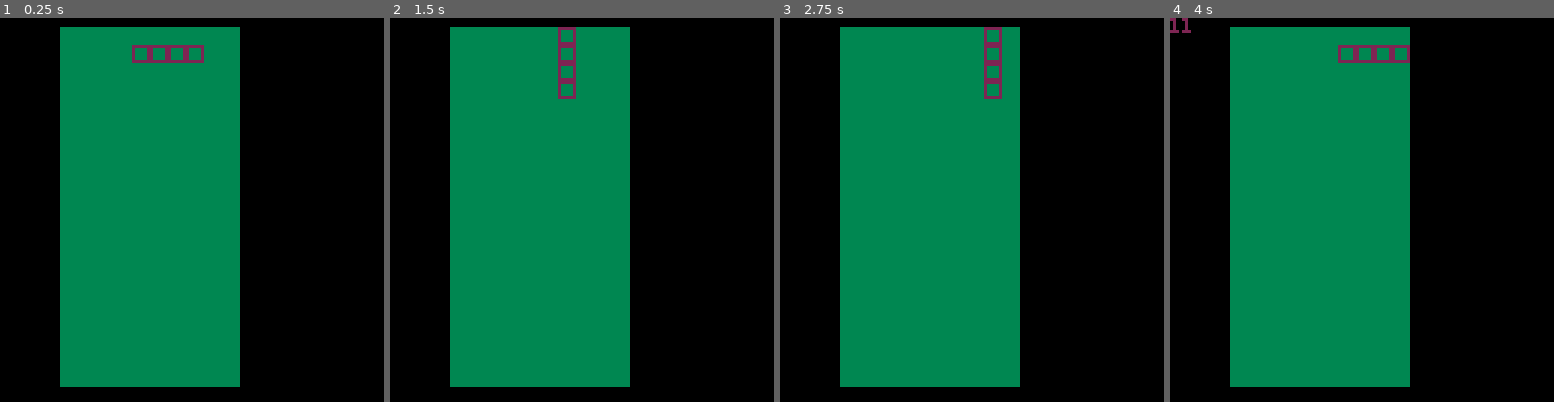
Above: before the commit, frames 1-4 (left to right).
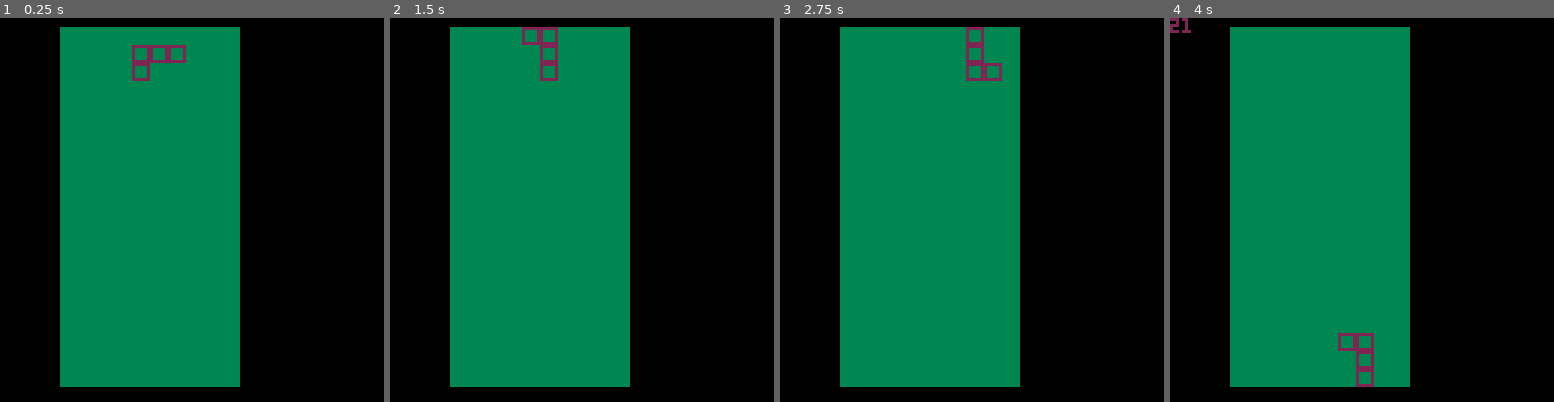
Above: after the commit, the same moments.

Repository: SHKBRD/testris
Game: PICO-8 cartridge tetris.p8
The game is run twice, just before and just after one commit, with the same random seed, the same clock (stepped at 60 frames per second) and the same inputs.
Inputs:
- Up to frame 1 (0.25 s): no input
- Up to frame 2 (1.5 s): tap X (X key) at 0.33, 1.07 s; tap O (Z key) at 0.7 s
- Up to frame 3 (2.75 s): hold Right 1.6-2.1 s; tap O (Z key) at 1.7, 2.1, 2.5 s; tap X (X key) at 1.85 s; hold Up 2.15-2.42 s; hold Right from 2.47 s (still down)
- Up to frame 4 (4 s): tap O (Z key) at 2.9, 3.3, 3.7 s; tap X (X key) at 2.97 s; release Right at 3.03 s; hold Left 3.08-3.58 s; hold Down 3.63-3.97 s

The runs differ from the first frame. In frame 1, 0.2% of the frame differs, in the area x 34-54%, y 7-17%; in frame 2, 1.0%; in frame 3, 0.7%; in frame 4, 1.0%, in the area x 0-63%, y 0-97%.

Commit message:
add start of are implementation

Diff:
--- a/tetris.lua
+++ b/tetris.lua
@@ -9,12 +9,55 @@
         {58,178,23,154}
     }
     piecesizes={4,4,3,3,3,3,3}
-    i={3840, 8738}
-    o={1932}
-    j={57,150,39,210}
-
+    piecebag={}
+
+    currpiece={}
+    spawn_new_piece()
+    controllingpiece= true
+    piecelocking = false
+    lineclearing = false
+    arecounter = 0
+
+    level = 0
+
+    boardsizex=10
+    boardsizey=20
+    boardx=20
+    boardy=3
+    board={}
+    fillboard()
+
+    das_frames = 0
+end
+
+function get_are_delay()
+    clearamnt=0
+
+    if level < 700 then
+        clearamnt = 25
+    elseif level < 800 then
+        clearamnt = 16
+    else
+        clearamnt = 12
+    end
+
+    if lineclearing then
+        if level < 600 then
+            clearamnt += 25
+        elseif level < 700 then
+            clearamnt += 16
+        elseif level < 800 then
+            clearamnt += 12
+        else
+            clearamnt += 6
+        end
+    end
+    return clearamnt
+end
+
+function spawn_new_piece()
     currpiece={
-        pieceid=1,
+        pieceid=flr(rnd(7)+1),
         rotation_ind=1,
         color=2,
         x=5,
@@ -22,15 +65,6 @@
         piecegrid={}
     }
     init_piece_grid(currpiece)
-
-    boardsizex=10
-    boardsizey=20
-    boardx=20
-    boardy=3
-    board={}
-    fillboard()
-
-    das_frames = 0
 end
 
 function init_piece_grid(p)
@@ -81,9 +115,31 @@
 
 function tetris_update60()
     accept_game_inputs()
+    update_counters()
 end
 
 function accept_game_inputs()
+    if controllingpiece then
+        active_piece_inputs()
+    end
+end
+
+function update_counters()
+    are_delay_update()
+end
+
+function are_delay_update()
+    if arecounter > 0 then
+        arecounter -= 1
+    end
+    if arecounter == 0 then
+        spawn_new_piece()
+        controllingpiece = true
+        arecounter = -1
+    end
+end
+
+function active_piece_inputs()
     if btnp(0) then
         init_das()
     end
@@ -171,7 +227,7 @@
                 stop(boardpx)
                 return true
             end
-            if (boardpy < 1 or boardpx>boardsizex) and block != 0 then
+            if (boardpy < 1 or boardpy>boardsizey) and block != 0 then
                 stop(boardpy)
                 return true
             end
@@ -220,6 +276,12 @@
         --stop(currpiece.rotation_ind)
     end
     init_piece_grid(tetri)
+end
+
+function lock_piece()
+    controllingpiece = false
+    piecelocking = true
+    aredelay=get_are_delay()
 end
 
 function draw_board_backing()
